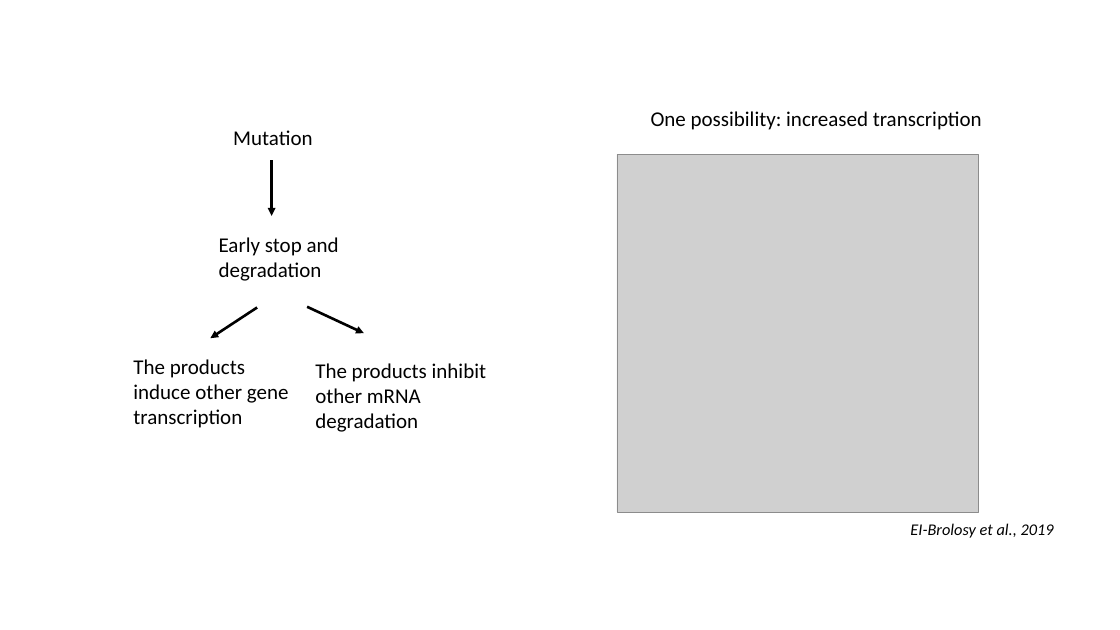
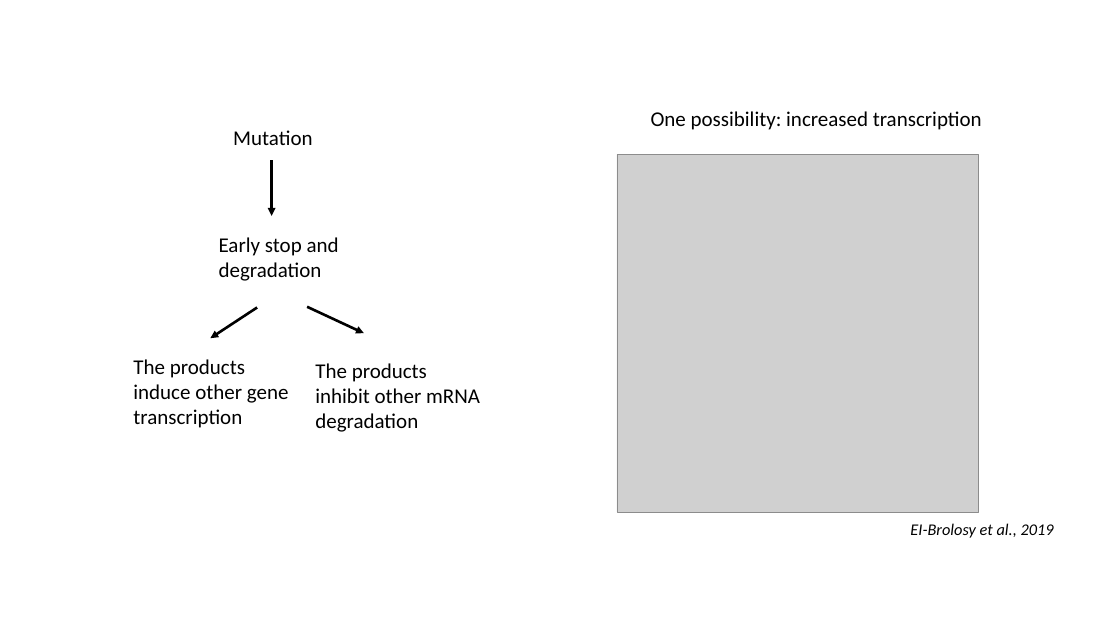
Before and after one commit to chenh19/prelim, a slide deck: slide 4 of docs/slides/Q1/Q1_HC.pptx. Drawn at 1120x630 pixels with LibreOffice and Linux fonts; fonts in the diff are those of the drawing; grey boxes stand for pictures. Boxes give left, top, right and bottom in pixels: in the first picture for what was removed or moved away, otherwise in the second. Text is boxed around its words. In the diff, an @@ line names an element or a change of style, - is before the commit and + after.

```diff
--- a/docs/slides/Q1/Q1_HC.pptx
+++ b/docs/slides/Q1/Q1_HC.pptx
@@ text "The products inhibit other mRNA ..." rewrapped from [315, 363, 486, 432] to [315, 363, 480, 432] @@
```
Also in this commit, not shown: 2 other slides changed, 5 other files.
